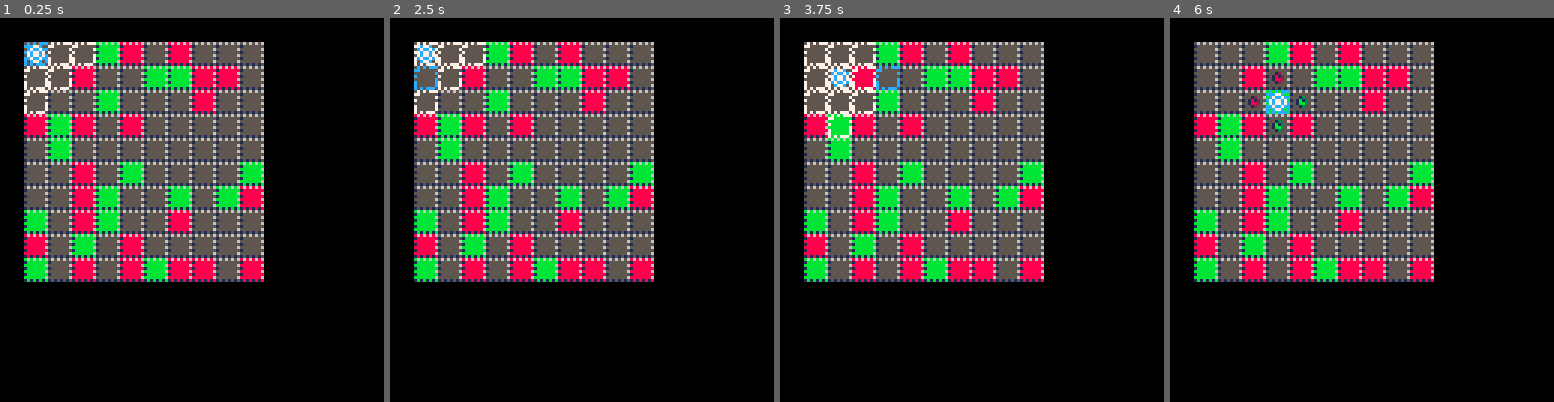
Above: before the commit, frames 1-4 (left to right).
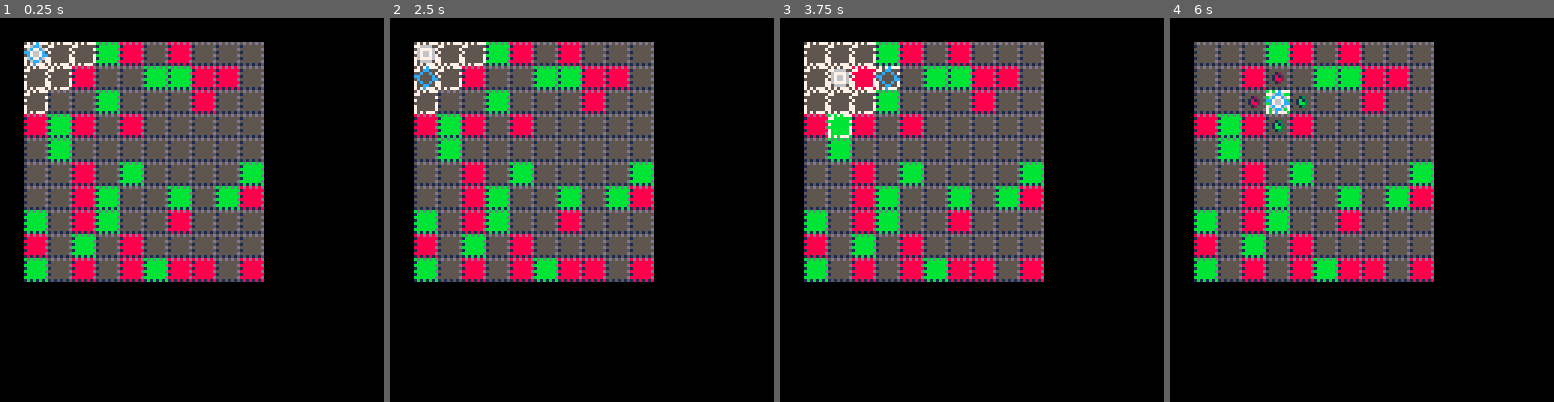
Above: after the commit, the same moments.

Repository: jcwilk/dv_prototype
Game: PICO-8 cartridge divproto.p8
The game is run twice, just before and just after one commit, with the same random seed, the same clock (stepped at 60 frames per second) and the same inputs.
Inputs:
- Up to frame 1 (0.25 s): no input
- Up to frame 2 (2.5 s): tap O (Z key) at 0.33, 0.7, 1.43, 2.22 s; hold Left 1.97-2.37 s; hold Down from 2.42 s (still down)
- Up to frame 3 (3.75 s): release Down at 2.82 s; hold Right 2.87-3.53 s; tap O (Z key) at 3.1 s; hold Up from 3.58 s (still down)
- Up to frame 4 (6 s): tap O (Z key) at 3.98, 4.87, 5.75 s; release Up at 4.08 s; hold Right 4.13-4.53 s; hold Down 4.58-5.08 s; hold Left 5.13-5.8 s; hold Up from 5.85 s (still down)

The runs differ from the first frame. In frame 1, 4.3% of the frame differs, in the area x 6-69%, y 6-68%; in frame 2, 4.4%; in frame 3, 4.2%; in frame 4, 4.5%, in the area x 7-69%, y 6-68%.

Commit message:
Adjust colors to be more obvious

Diff:
--- a/divproto.p8
+++ b/divproto.p8
@@ -86,7 +86,14 @@
 
  pal()
  if player.col != 0 then
-  pal(12,player.col)
+  pal(15,player.col)
+  if player.col == 11 then
+   pal(7,3)
+  else
+   pal(7,2)
+  end
+ else
+  pal(15,6)
  end
  spr(2, player.x*8, player.y*8)
 
@@ -96,10 +103,11 @@
  foreach(tiles.all,function(t)
   if t.highlighted then
    pal()
+   spr(4, t.x*8, t.y*8)
    if t.selected then
-    pal(7,12)
-   end
-   spr(4, t.x*8, t.y*8)
+    pal()
+    spr(5, t.x*8, t.y*8)
+   end
   end
  end)
  pal()
@@ -651,14 +659,14 @@
  end
 end
 __gfx__
-00000000565656560000000000000000070707770000000000000000000000000000000000000000000000000000000000000000000000000000000000000000
-000000001555555500c77c0000000000770000000000000000000000000000000000000000000000000000000000000000000000000000000000000000000000
-00700700555555560c7cc7c000013000000000070000000000000000000000000000000000000000000000000000000000000000000000000000000000000000
-000770001555555507c77c70001b1300700000000000000000000000000000000000000000000000000000000000000000000000000000000000000000000000
-000770005555555607c77c70001bb300000000070000000000000000000000000000000000000000000000000000000000000000000000000000000000000000
-00700700155555550c7cc7c000013000700000070000000000000000000000000000000000000000000000000000000000000000000000000000000000000000
-000000005555555600c77c0000000000700000070000000000000000000000000000000000000000000000000000000000000000000000000000000000000000
-00000000151515150000000000000000707077700000000000000000000000000000000000000000000000000000000000000000000000000000000000000000
+000000005d5d5d5d0000000000000000070707770000c00000000000000000000000000000000000000000000000000000000000000000000000000000000000
+0000000015555555006666000000000077000000000cc00000000000000000000000000000000000000000000000000000000000000000000000000000000000
+007007005555555d06777760000130000000000700c00c0000000000000000000000000000000000000000000000000000000000000000000000000000000000
+0007700015555555067ff760001b130070000000cc0000c000000000000000000000000000000000000000000000000000000000000000000000000000000000
+000770005555555d067ff760001bb300000000070c0000cc00000000000000000000000000000000000000000000000000000000000000000000000000000000
+007007001555555506777760000130007000000700c00c0000000000000000000000000000000000000000000000000000000000000000000000000000000000
+000000005555555d006666000000000070000007000cc00000000000000000000000000000000000000000000000000000000000000000000000000000000000
+0000000015151515000000000000000070707770000c000000000000000000000000000000000000000000000000000000000000000000000000000000000000
 
 
 
Not shown, changed: index.js
